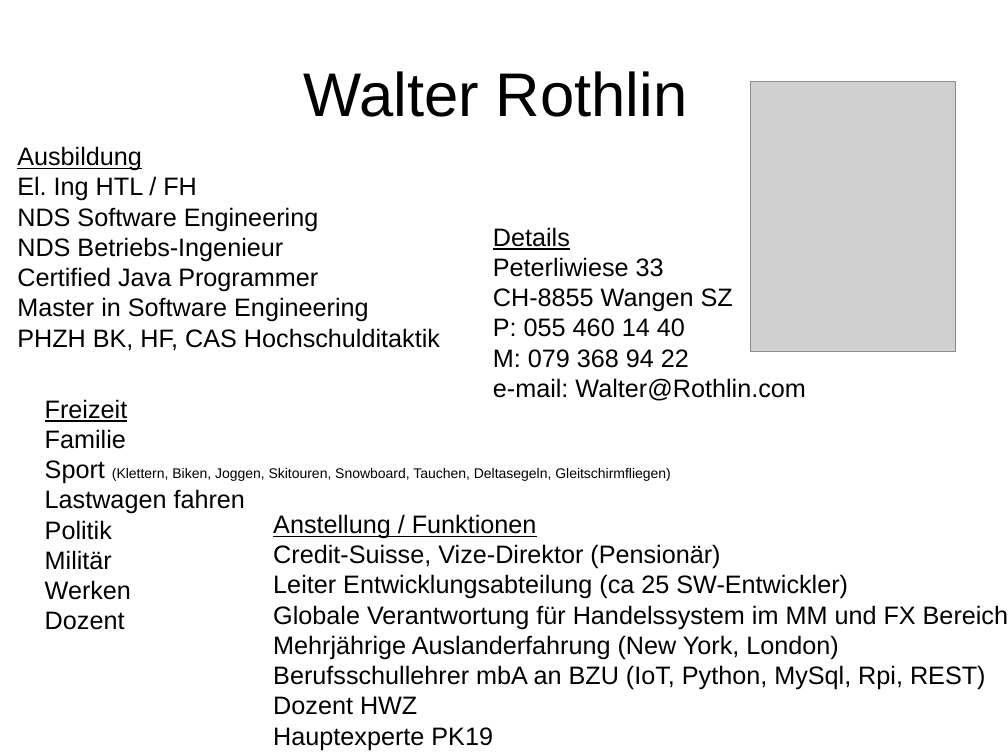
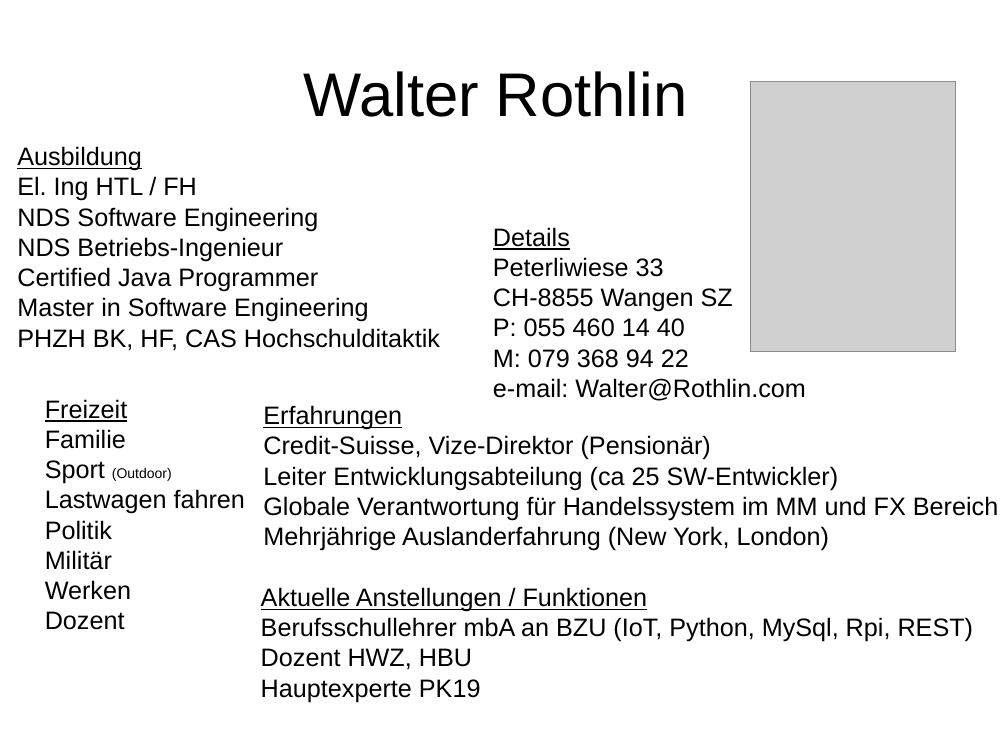
Before and after one commit to walter-rothlin/Source-Code, a slide deck: slide 2 of SchulungsUnterlagen/HWZ/WerBinIch.pptx. Drawn at 1008x756 pixels with LibreOffice and Linux fonts; fonts in the diff are those of the drawing; grey boxes stand for pictures. Boxes give left, top, right and bottom in pixels: in the first picture for what was removed or moved away, otherwise in the second. Text is boxed around its words. In the diff, an @@ line names an element or a change of style, - is before the commit and + after.

```diff
--- a/SchulungsUnterlagen/HWZ/WerBinIch.pptx
+++ b/SchulungsUnterlagen/HWZ/WerBinIch.pptx
@@ text added at (263, 405, 998, 551), 18 pt, text #000000 @@
+Erfahrungen
+Credit-Suisse, Vize-Direktor (Pensionär)
+Leiter Entwicklungsabteilung (ca 25 SW-Entwickler)
+Globale Verantwortung für Handelssystem im MM und FX Bereich
+Mehrjährige Auslanderfahrung (New York, London)
@@ text at (45, 460, 172, 484): text changed @@
-Sport (Klettern, Biken, Joggen, Skitouren, Snowboard, Tauchen, Deltasegeln, Gleitschirmfliegen)
+Sport (Outdoor)
@@ text "Aktuelle Anstellungen / Funktionen": place and size @@
-text "Aktuelle Anstellungen / Funktionen" at (273, 514, 1008, 750)
+text "Aktuelle Anstellungen / Funktionen" at (261, 587, 974, 702)
@@ text at (261, 587, 648, 612): text changed @@
-Anstellung / Funktionen
-Credit-Suisse, Vize-Direktor (Pensionär)
-Leiter Entwicklungsabteilung (ca 25 SW-Entwickler)
-Globale Verantwortung für Handelssystem im MM und FX Bereich
-Mehrjährige Auslanderfahrung (New York, London)
+Aktuelle Anstellungen / Funktionen
@@ text at (261, 648, 472, 670): text changed @@
-Dozent HWZ
+Dozent HWZ, HBU
```
Also in this commit, not shown: 4 other slides changed, 1 slide added, 9 other files.
